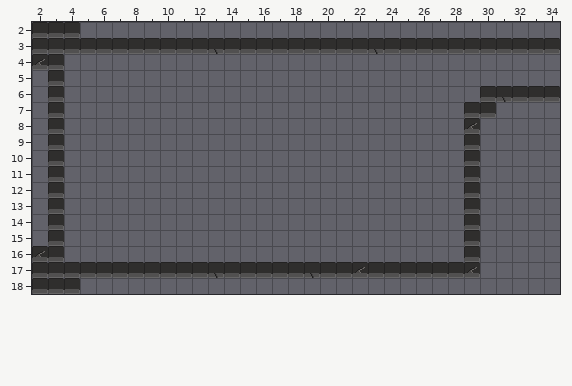
Level history. Tiled map: assets/map/World1.tmx. The first picture shows the starting point.
Cells are 16x16 px. Shown: x 2..34, y 2..18.
The result:
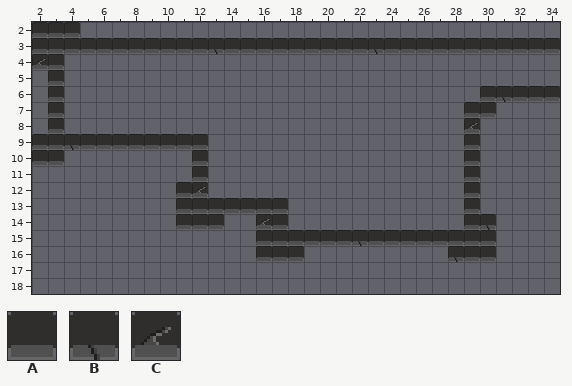
Key: from "foreground_colliding": A 27, B 28, C 29.
_ is an empty cell, . an unchanged one.
Diff:
--- layer "Collision"
@@ x 2..30 @@
- 9 _._________..................
-10 _........._..................
-11 .A........_..................
-12 .A.......__..................
-13 .A......._______.............
-14 .A.......___..__............_
-15 .A............_____________._
-16 CA............___........._._
-17 AAAAAAAAAAABAAAAABAACAAAAAAC.
-18 AAA..........................
+ 9 A.BAAAAAAAA..................
+10 A.........A..................
+11 ._........A..................
+12 ._.......AC..................
+13 ._.......AAAAAAA.............
+14 ._.......AAA..CA............B
+15 ._............AAAAAABAAAAAA.A
+16 __............AAA.........B.A
+17 ____________________________.
+18 ___..........................
Boxes around the changes in both pictures, in picture pixels (x1, y1, x2, y2):
changed: (32, 134, 496, 293)
